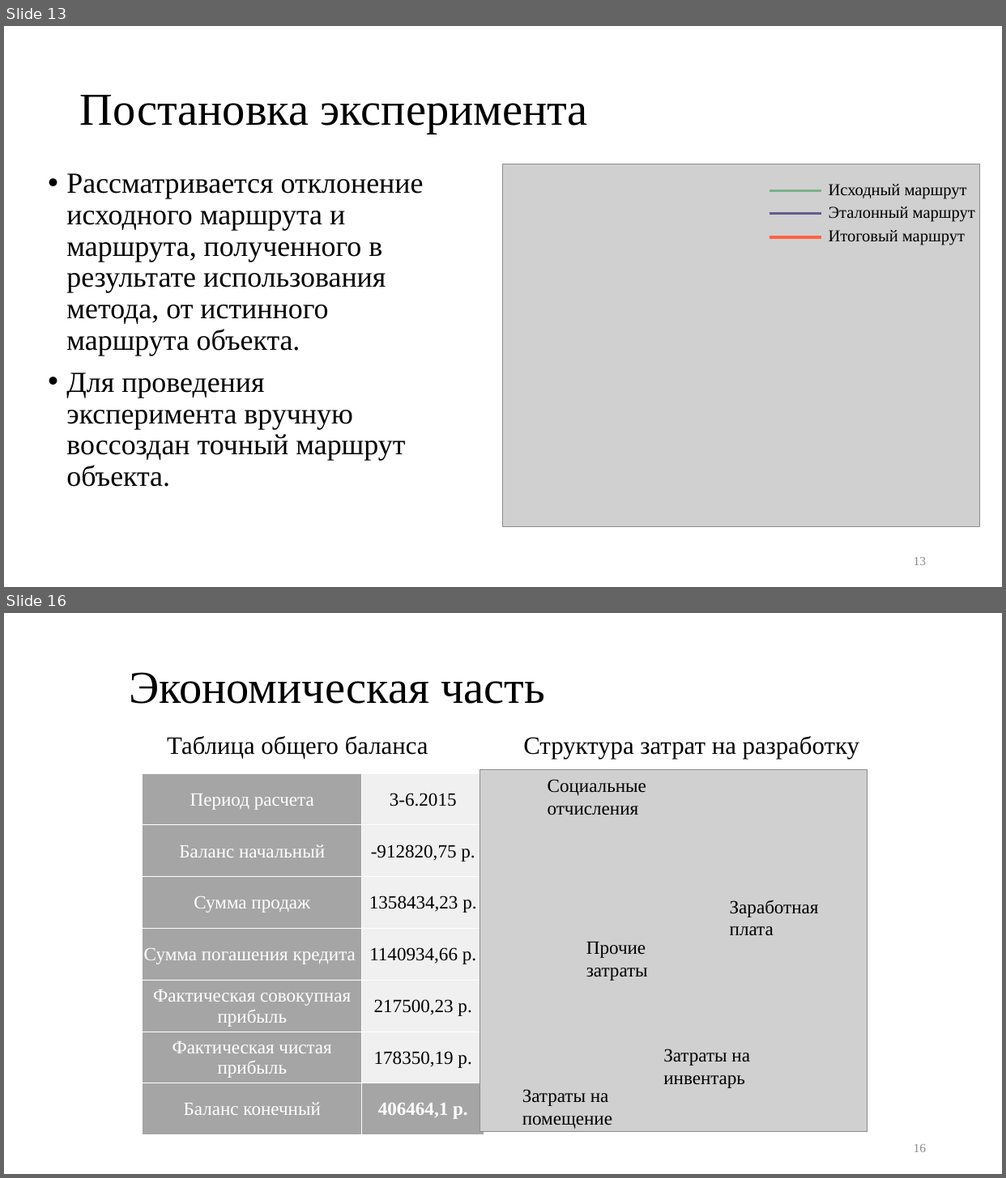
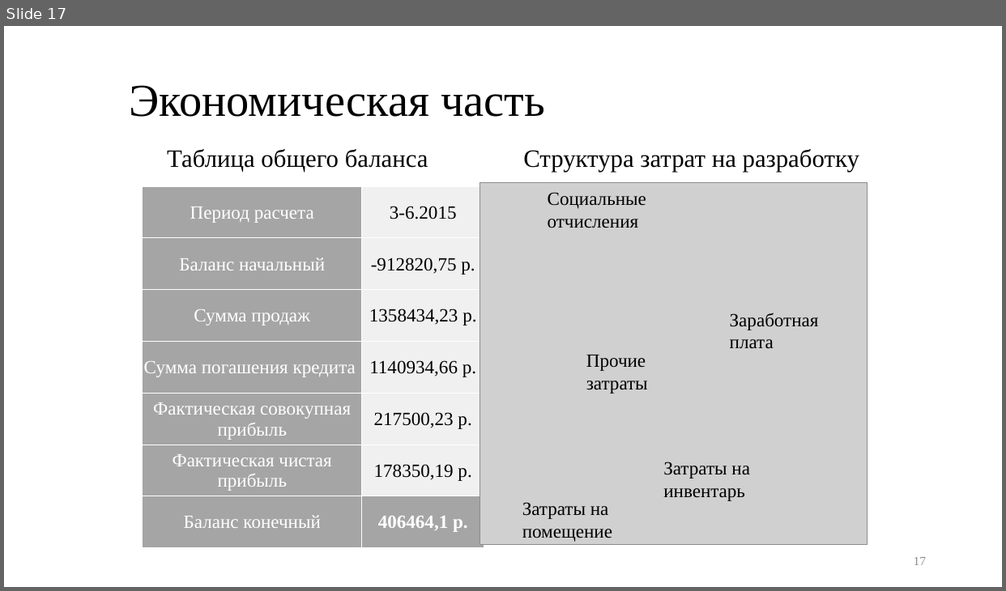
Before and after one commit to kaedvann/TrackFilter, a slide deck: docs/thesis/thesis.pptx. Shown one above the other, each under a label of ours: slides 13 and 16 before the commit, slide 17 after it; the slides between them are not shown. The pictures are 1006x1178 and 1006x591 pixels, drawn with LibreOffice and Linux fonts; fonts in the diff are those of the drawing; grey boxes stand for pictures. Boxes give left, top, right and bottom in pixels: in the first picture for what was removed or moved away, otherwise in the second. Text is boxed around its words. In the diff, an @@ line names an element or a change of style, - is before the commit and + after.

```diff
--- a/docs/thesis/thesis.pptx
+++ b/docs/thesis/thesis.pptx
@@ slide 13 removed at (x1=4, y1=26, x2=1002, y2=587), background #FFFFFF @@
@@ title removed at (x1=80, y1=95, x2=588, y2=134) @@
-Постановка эксперимента
@@ picture removed at (x1=503, y1=165, x2=979, y2=527) @@
@@ text removed at (x1=66, y1=173, x2=424, y2=487) @@
-• Рассматривается отклонение исходного маршрута и маршрута, полученного в результате использования метода, от истинного маршрута объекта.
-• Для проведения эксперимента вручную воссоздан точный маршрут объекта.
@@ line removed from (769, 190) to (821, 190) @@
@@ text removed at (x1=829, y1=184, x2=967, y2=199) @@
-Исходный маршрут
@@ line removed from (769, 214) to (821, 214) @@
@@ text removed at (x1=829, y1=207, x2=975, y2=222) @@
-Эталонный маршрут
@@ line removed from (769, 237) to (821, 237) @@
@@ text removed at (x1=829, y1=230, x2=965, y2=246) @@
-Итоговый маршрут
@@ page number removed at (x1=914, y1=557, x2=926, y2=565) @@
-13
@@ what was slide 16 is now slide 17 @@
@@ page number at (x1=914, y1=557, x2=926, y2=565): text changed @@
-16
+17
```
Also in this commit, not shown: 3 slides changed, 3 slides added, 1 other slide removed, 15 other files.
